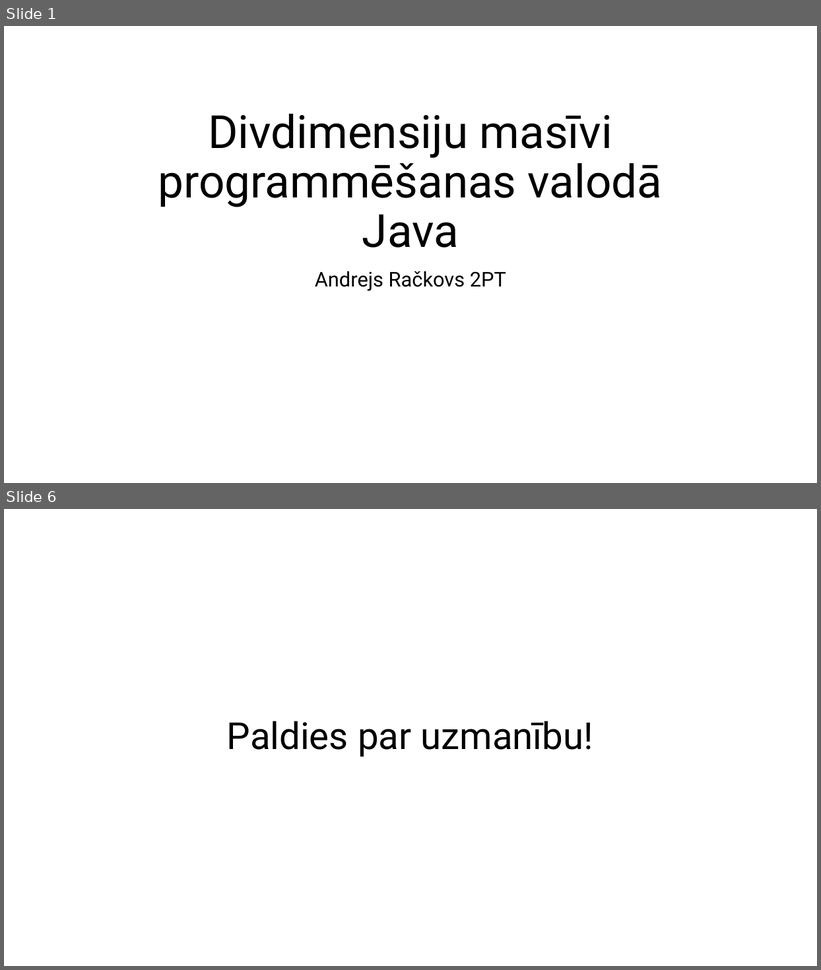
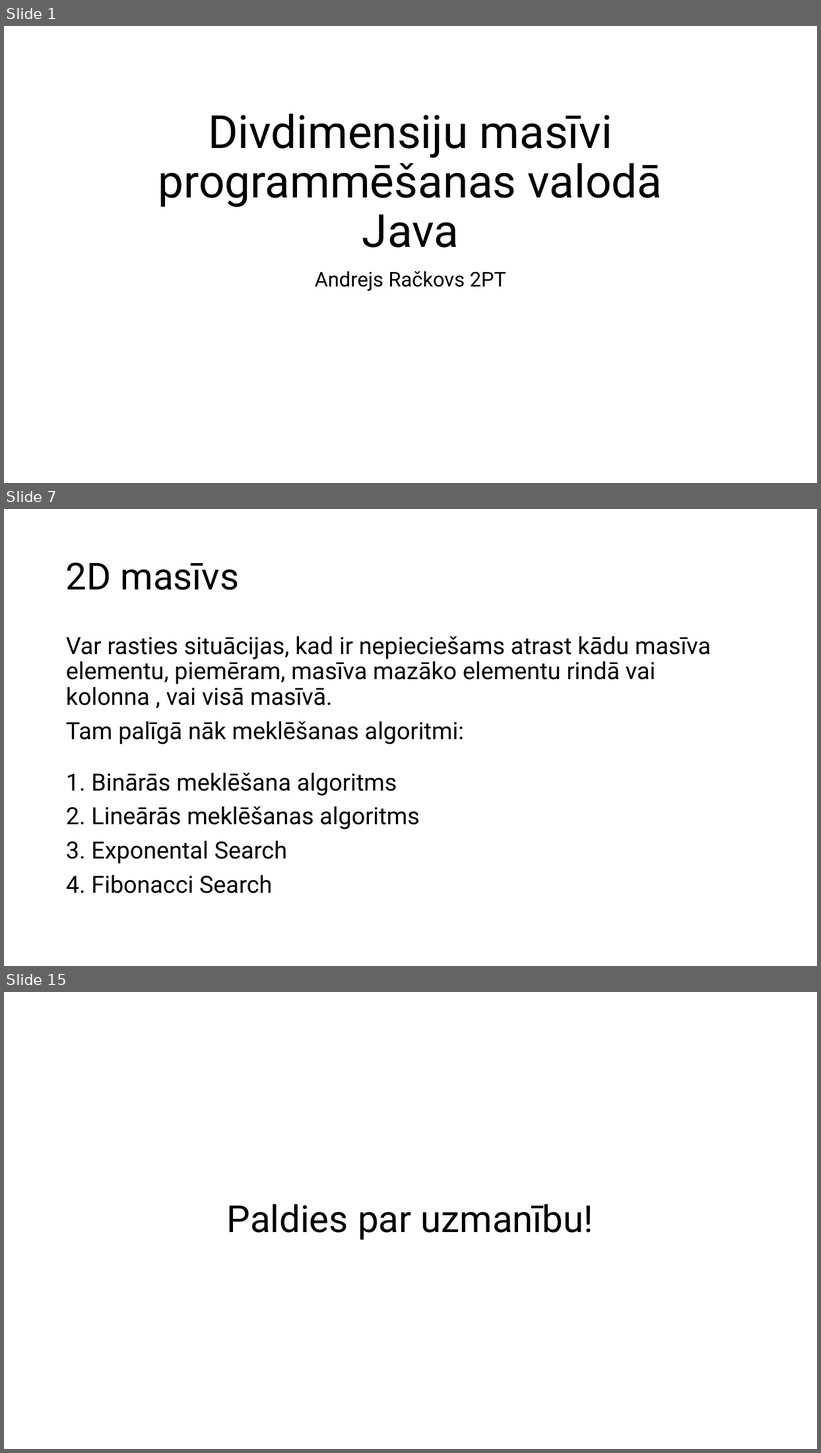
Before and after one commit to Andrejatsm/Eksamens, a slide deck: 2D Array.pptx. Shown one above the other, each under a label of ours: slides 1 and 6 before the commit, slides 1, 7 and 15 after it; the slides between them are not shown. The pictures are 821x970 and 821x1453 pixels, drawn with LibreOffice and Linux fonts; fonts in the diff are those of the drawing. Boxes give left, top, right and bottom in pixels: in the first picture for what was removed or moved away, otherwise in the second. Text is boxed around its words. In the diff, an @@ line names an element or a change of style, - is before the commit and + after.

```diff
--- a/2D Array.pptx
+++ b/2D Array.pptx
@@ slide 7 added at box(4, 509, 817, 966), background #FFFFFF @@
@@ title added at box(66, 562, 240, 590), 44 pt, text #000000 @@
+2D masīvs
@@ text added at box(66, 636, 711, 894), 28 pt, text #000000 @@
+Var rasties situācijas, kad ir nepieciešams atrast kādu masīva elementu, piemēram, masīva mazāko elementu rindā vai kolonna , vai visā masīvā.
+Tam palīgā nāk meklēšanas algoritmi:
+1. Binārās meklēšana algoritms
+2. Lineārās meklēšanas algoritms
+3. Exponental Search
+4. Fibonacci Search
@@ what was slide 6 is now slide 15 @@
```
Also in this commit, not shown: 3 slides changed, 9 other slides added, 1 slide removed, 1 other file.
